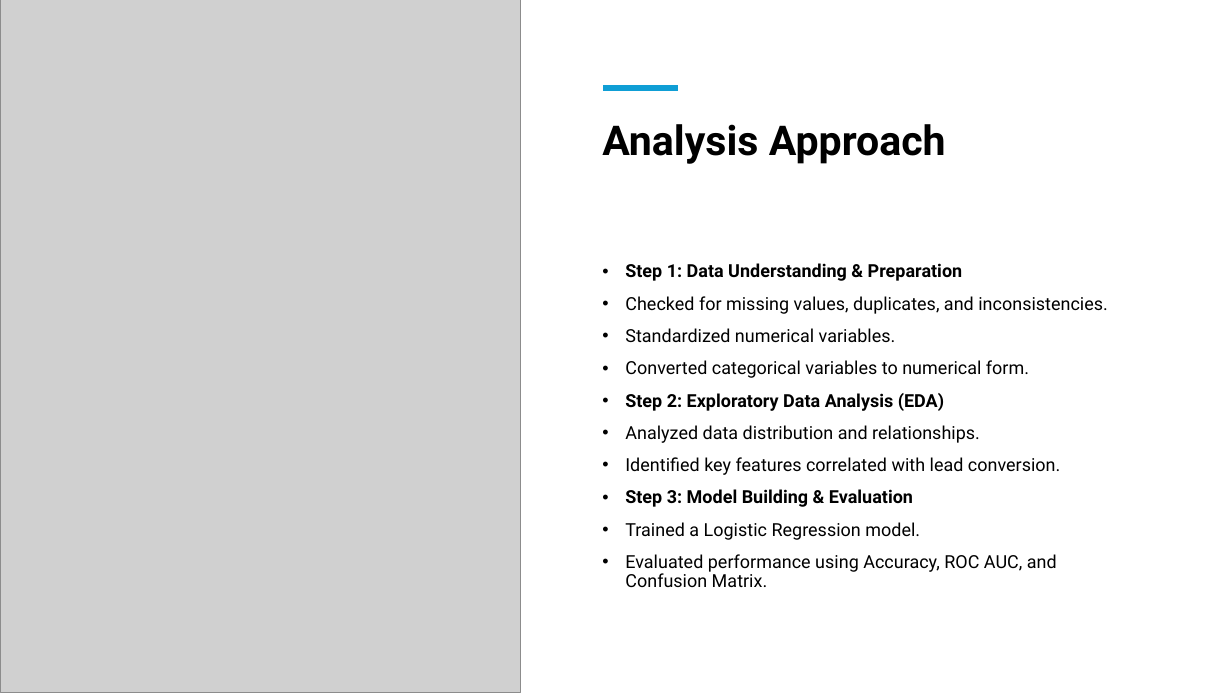
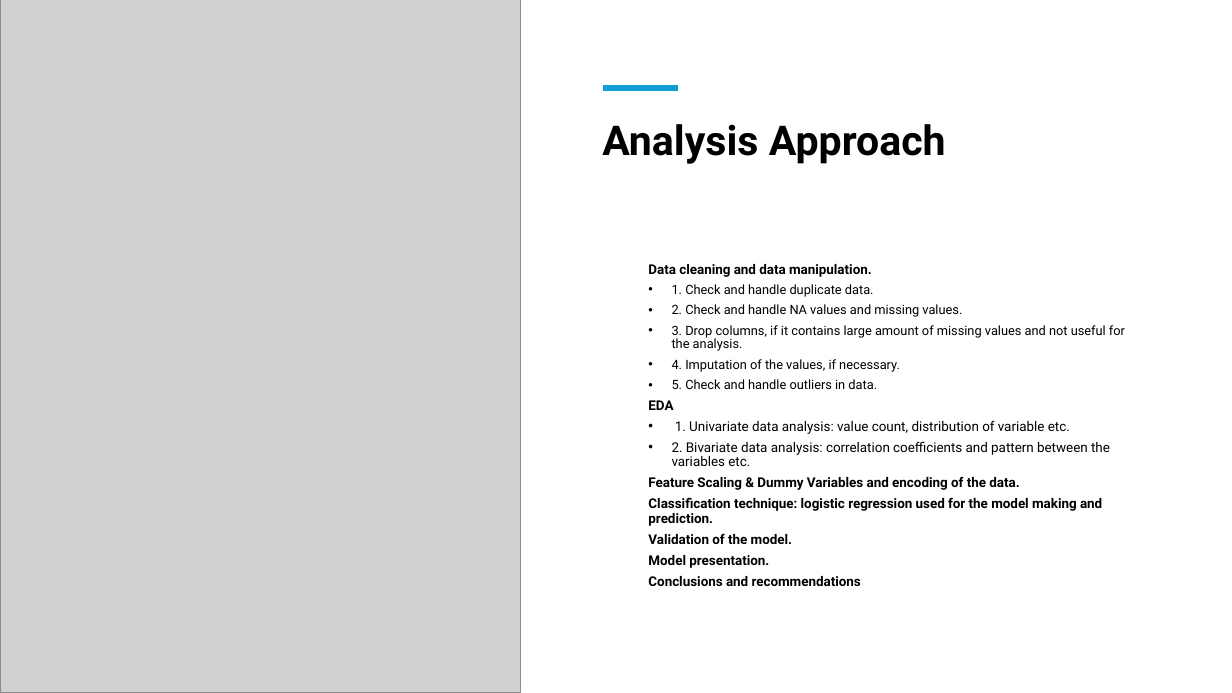
Before and after one commit to Wasistanikzai/Lead-Scoring-Case-Study, a slide deck: slide 3 of Presentation of Case Study.pptx. Drawn at 1232x693 pixels with LibreOffice and Linux fonts; fonts in the diff are those of the drawing; grey boxes stand for pictures. Boxes give left, top, right and bottom in pixels: in the first picture for what was removed or moved away, otherwise in the second. Text is boxed around its words. In the diff, an @@ line names an element or a change of style, - is before the commit and + after.

```diff
--- a/Presentation of Case Study.pptx
+++ b/Presentation of Case Study.pptx
@@ text at <box>648,264,1125,586</box>: text changed; size 14 to 10.5 pt @@
-• Step 1: Data Understanding & Preparation
-• Checked for missing values, duplicates, and inconsistencies.
-• Standardized numerical variables.
-• Converted categorical variables to numerical form.
-• Step 2: Exploratory Data Analysis (EDA)
-• Analyzed data distribution and relationships.
-• Identified key features correlated with lead conversion.
-• Step 3: Model Building & Evaluation
-• Trained a Logistic Regression model.
-• Evaluated performance using Accuracy, ROC AUC, and Confusion Matrix.
+  Data cleaning and data manipulation.
+  • 1. Check and handle duplicate data.
+  • 2. Check and handle NA values and missing values.
+  • 3. Drop columns, if it contains large amount of missing values and not useful for the analysis.
+  • 4. Imputation of the values, if necessary.
+  • 5. Check and handle outliers in data.
+  EDA
+  • 1. Univariate data analysis: value count, distribution of variable etc.
+  • 2. Bivariate data analysis: correlation coefficients and pattern between the variables etc.
+  Feature Scaling & Dummy Variables and encoding of the data.
+  Classification technique: logistic regression used for the model making and prediction.
+  Validation of the model.
+  Model presentation.
+  Conclusions and recommendations
```
Also in this commit, not shown: 2 other slides changed, 10 slides added, 5 slides removed, 7 other files.
